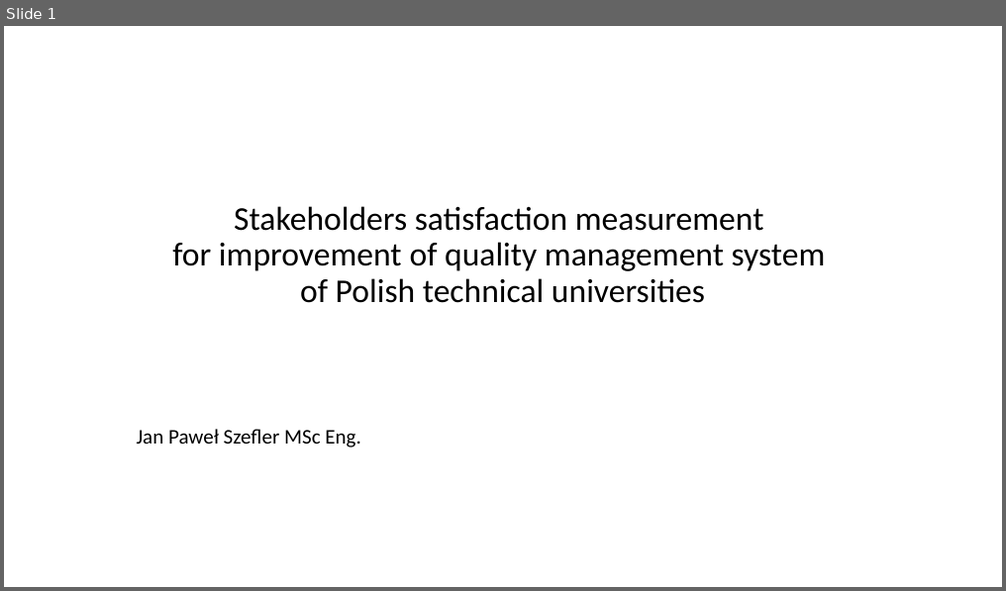
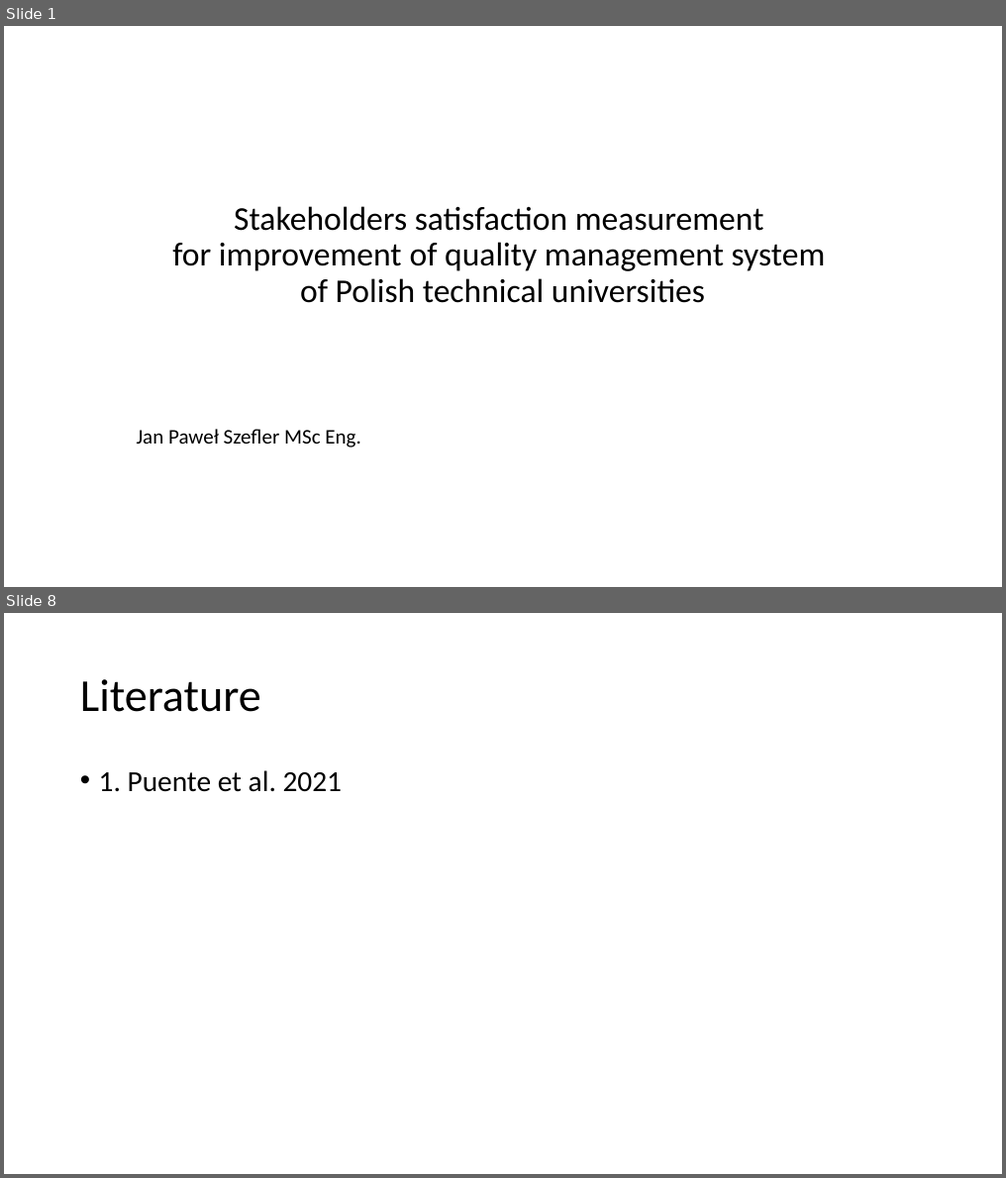
Before and after one commit to JeanPaulSzefler/doktorat_git, a slide deck: Egzaminy doktorskie/angielski/SSI_forHEI_QMS.pptx. Shown one above the other, each under a label of ours: slide 1 before the commit, slides 1 and 8 after it; the slides between them are not shown. The pictures are 1006x591 and 1006x1178 pixels, drawn with LibreOffice and Linux fonts; fonts in the diff are those of the drawing. Boxes give left, top, right and bottom in pixels: in the first picture for what was removed or moved away, otherwise in the second. Text is boxed around its words. In the diff, an @@ line names an element or a change of style, - is before the commit and + after.

```diff
--- a/Egzaminy doktorskie/angielski/SSI_forHEI_QMS.pptx
+++ b/Egzaminy doktorskie/angielski/SSI_forHEI_QMS.pptx
@@ slide 8 added at box(4, 613, 1002, 1174), background #FFFFFF @@
@@ title added at box(80, 679, 261, 712), 44 pt, text #000000 @@
+Literature
@@ text added at box(99, 770, 343, 792), 28 pt, text #000000 @@
+• 1. Puente et al. 2021
```
Also in this commit, not shown: 6 other slides added, 1 slide removed.
